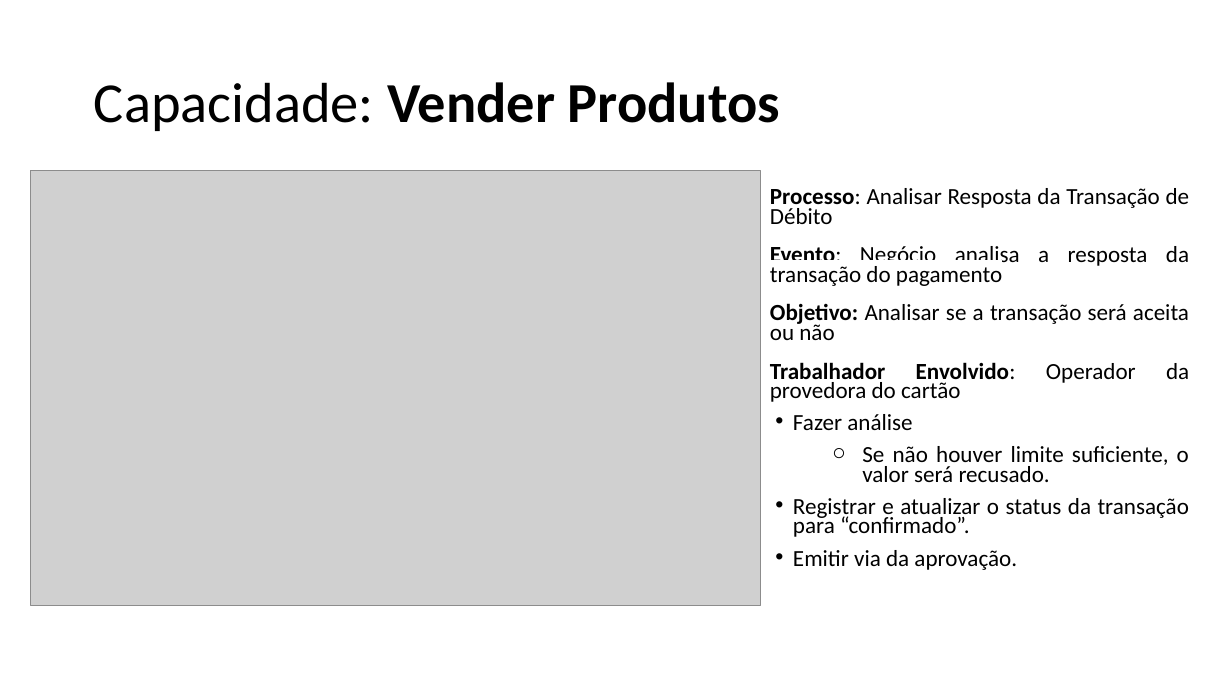
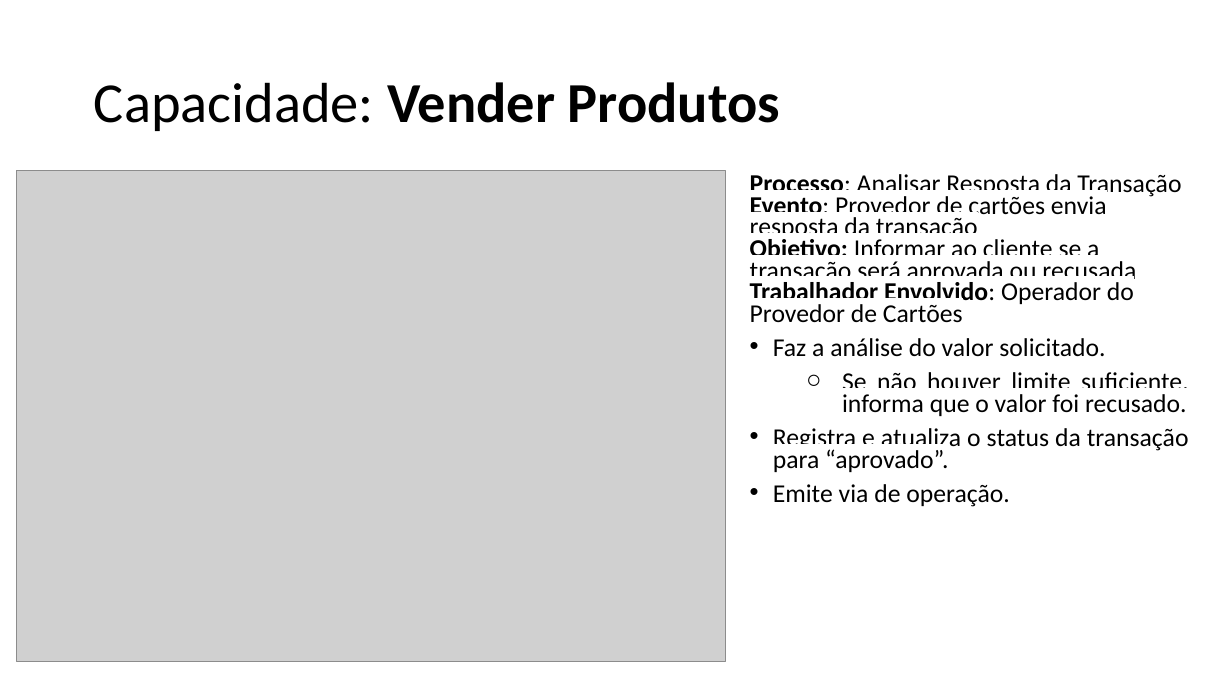
Before and after one commit to emersonsoaresdasilva/projeto-ope, a slide deck: slide 5 of 18-Descrição dos Processos de Negócio.pptx (slide 4 before the commit). Drawn at 1232x693 pixels with LibreOffice and Linux fonts; fonts in the diff are those of the drawing; grey boxes stand for pictures. Boxes give left, top, right and bottom in pixels: in the first picture for what was removed or moved away, otherwise in the second. Text is boxed around its words. In the diff, an @@ line names an element or a change of style, - is before the commit and + after.

```diff
--- a/18-Descrição dos Processos de Negócio.pptx
+++ b/18-Descrição dos Processos de Negócio.pptx
@@ picture resized from (x1=30, y1=171, x2=761, y2=605) to (x1=17, y1=171, x2=726, y2=662) @@
@@ text at (x1=750, y1=174, x2=1189, y2=507): text changed; size 18 to 20 pt @@
-Processo: Analisar Resposta da Transação de Débito
-Evento: Negócio analisa a resposta da transação do pagamento
-Objetivo: Analisar se a transação será aceita ou não
-Trabalhador Envolvido: Operador da provedora do cartão
-• Fazer análise
-  ○ Se não houver limite suficiente, o valor será recusado.
-• Registrar e atualizar o status da transação para “confirmado”.
-• Emitir via da aprovação.
+Processo: Analisar Resposta da Transação
+Evento: Provedor de cartões envia resposta da transação
+Objetivo: Informar ao cliente se a transação será aprovada ou recusada
+Trabalhador Envolvido: Operador do Provedor de Cartões
+• Faz a análise do valor solicitado.
+  ○ Se não houver limite suficiente, informa que o valor foi recusado.
+• Registra e atualiza o status da transação para “aprovado”.
+• Emite via de operação.
```
Also in this commit, not shown: 9 other slides changed, 19 slides added, 12 slides removed, 53 other files.
